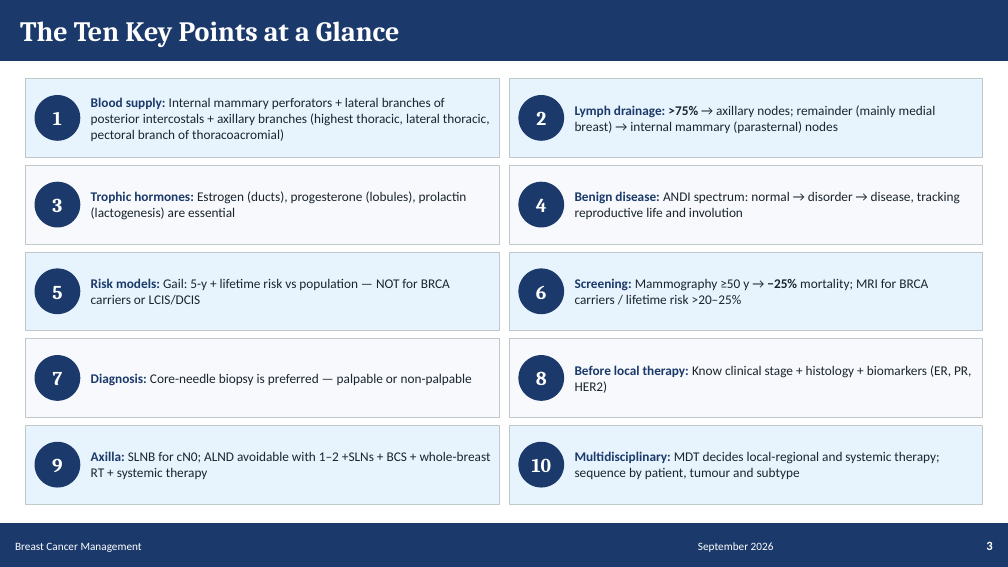
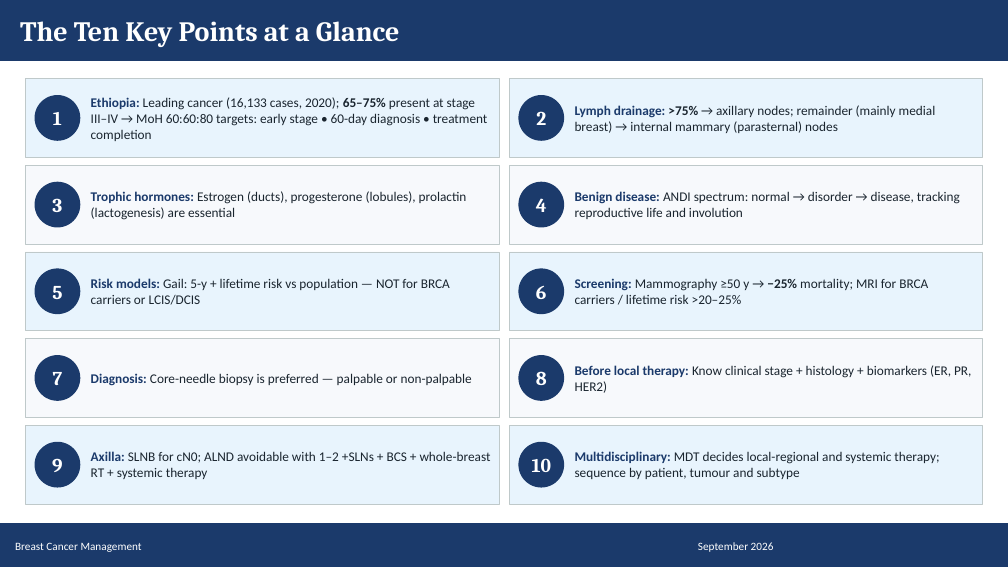
Before and after one commit to Muluamlak/Phone, a slide deck: slide 3 of BreastCancer_Management_Visual_65.pptx. Drawn at 1008x567 pixels with LibreOffice and Linux fonts; fonts in the diff are those of the drawing. Boxes give left, top, right and bottom in pixels: in the first picture for what was removed or moved away, otherwise in the second. Text is boxed around its words. In the diff, an @@ line names an element or a change of style, - is before the commit and + after.

```diff
--- a/BreastCancer_Management_Visual_65.pptx
+++ b/BreastCancer_Management_Visual_65.pptx
@@ text at bbox=[91, 97, 488, 141]: text changed @@
-Blood supply: Internal mammary perforators + lateral branches of posterior intercostals + axillary branches (highest thoracic, lateral thoracic, pectoral branch of thoracoacromial)
+Ethiopia: Leading cancer (16,133 cases, 2020); 65–75% present at stage III–IV → MoH 60:60:80 targets: early stage • 60-day diagnosis • treatment completion
@@ text removed at bbox=[986, 541, 992, 550] @@
-3
```
Also in this commit, not shown: 64 other slides changed.
